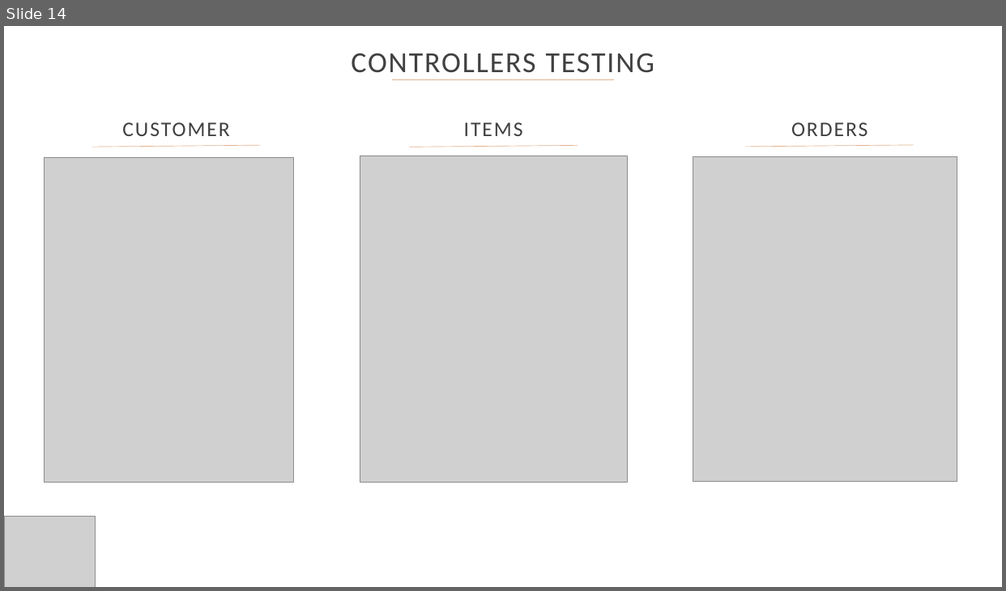
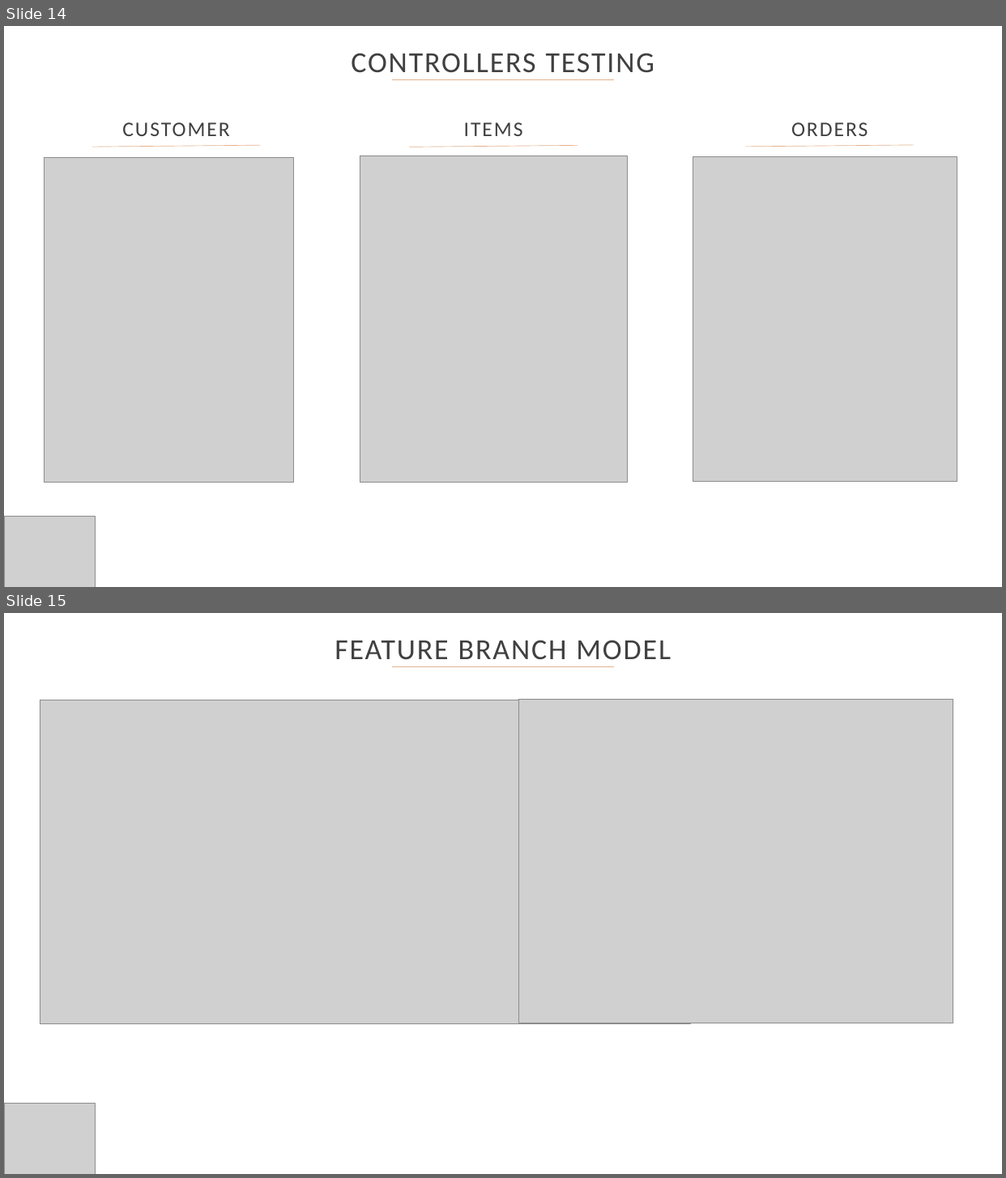
Before and after one commit to CSCairney/IMS-Project, a slide deck: Documentation/IMS-Project-Presentation-ByCharlesCairney.pptx. Shown one above the other, each under a label of ours: slide 14 before the commit, slides 14 and 15 after it. The pictures are 1006x591 and 1006x1178 pixels, drawn with LibreOffice and Linux fonts; fonts in the diff are those of the drawing; grey boxes stand for pictures; background and template pictures are left out. Boxes give left, top, right and bottom in pixels: in the first picture for what was removed or moved away, otherwise in the second. Text is boxed around its words. In the diff, an @@ line names an element or a change of style, - is before the commit and + after.

```diff
--- a/Documentation/IMS-Project-Presentation-ByCharlesCairney.pptx
+++ b/Documentation/IMS-Project-Presentation-ByCharlesCairney.pptx
@@ slide 15 added at [4,613,1002,1174], background #FFFFFF @@
@@ title added at [334,640,671,667], 28 pt, text #404040 @@
+FEATURE BRANCH MODEL
@@ line added from (392, 667) to (614, 667), #E3B18D 0.5 pt @@
@@ picture added at [40,700,691,1024] @@
@@ picture added at [518,699,953,1023] @@
@@ picture added at [4,1103,96,1174] @@
```
Also in this commit, not shown: 2 slides changed.
